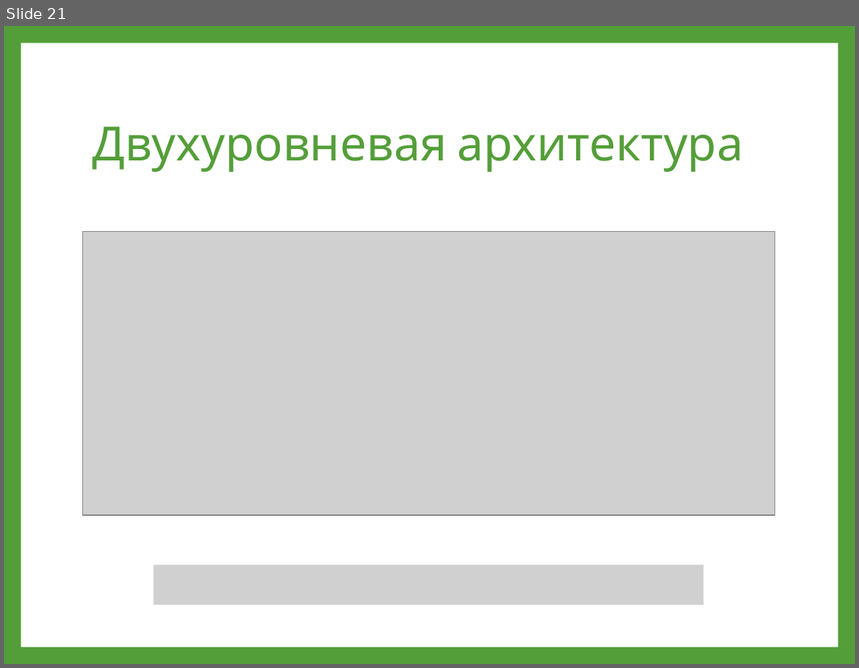
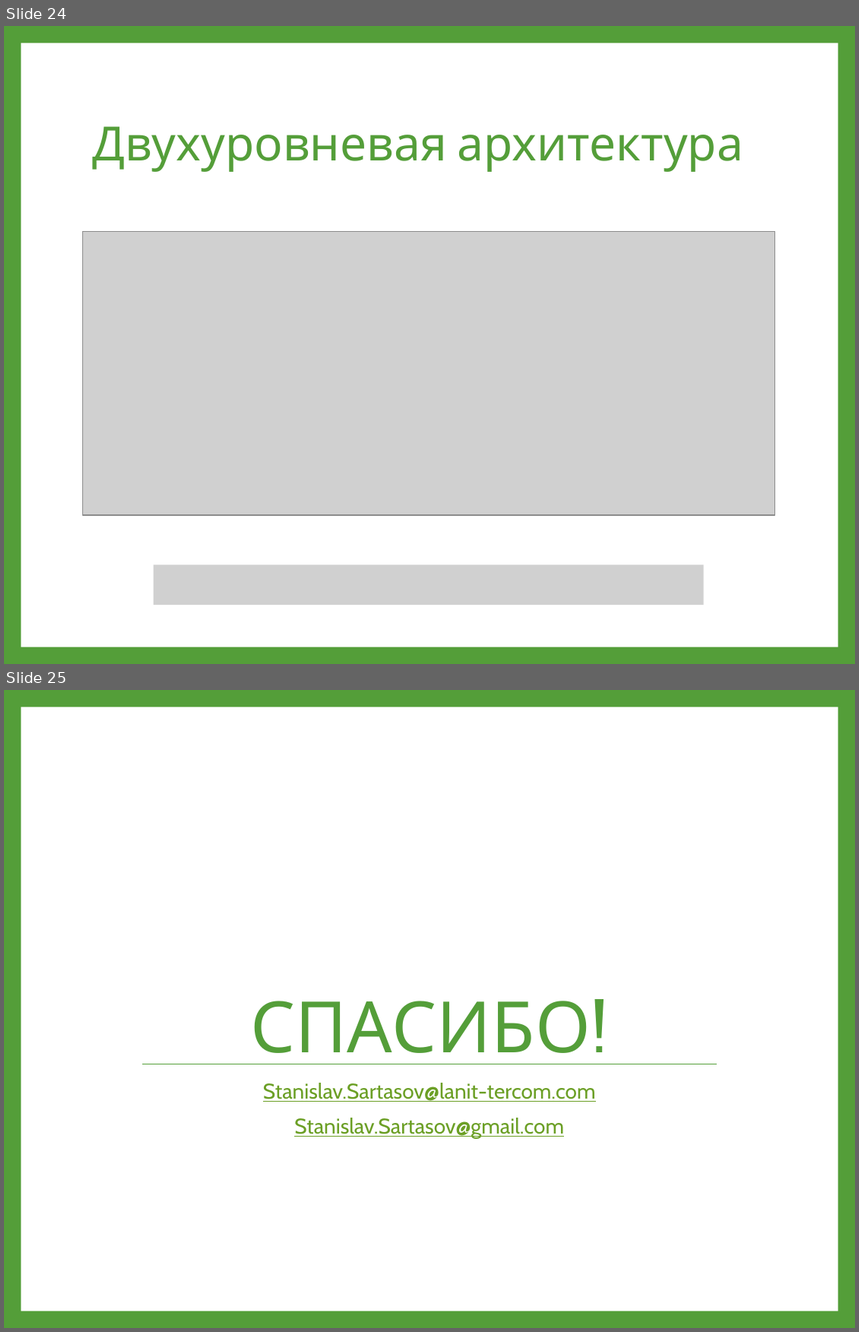
Before and after one commit to swapnilghorpade/cuda-fingerprinting, a slide deck: Publications/15.03.2013 - SPIIRAS/Опыт решения задачи дактилоскопической идентификации с использованием GPGPU.pptx. Shown one above the other, each under a label of ours: slide 21 before the commit, slides 24 and 25 after it. The pictures are 859x668 and 859x1332 pixels, drawn with LibreOffice and Linux fonts; fonts in the diff are those of the drawing; grey boxes stand for pictures. Boxes give left, top, right and bottom in pixels: in the first picture for what was removed or moved away, otherwise in the second. Text is boxed around its words. In the diff, an @@ line names an element or a change of style, - is before the commit and + after.

```diff
--- a/Publications/15.03.2013 - SPIIRAS/Опыт решения задачи дактилоскопической идентификации с использованием GPGPU.pptx
+++ b/Publications/15.03.2013 - SPIIRAS/Опыт решения задачи дактилоскопической идентификации с использованием GPGPU.pptx
@@ slide 25 added at [4, 690, 855, 1328], background #549E39; not listed: 1 template element that a slide beside it also shows @@
@@ title added at [250, 1001, 591, 1065], 60 pt, text #549E39 @@
+СПАСИБО!
@@ line added from (142, 1065) to (718, 1065), #549E39 0.79 pt @@
@@ text added at [263, 1083, 596, 1138], 18 pt, text #6B9F25, underline @@
+Stanislav.Sartasov@lanit-tercom.com
+Stanislav.Sartasov@gmail.com
@@ what was slide 21 is now slide 24 @@
```
Also in this commit, not shown: 4 slides changed, 8 other slides added, 5 slides removed.
